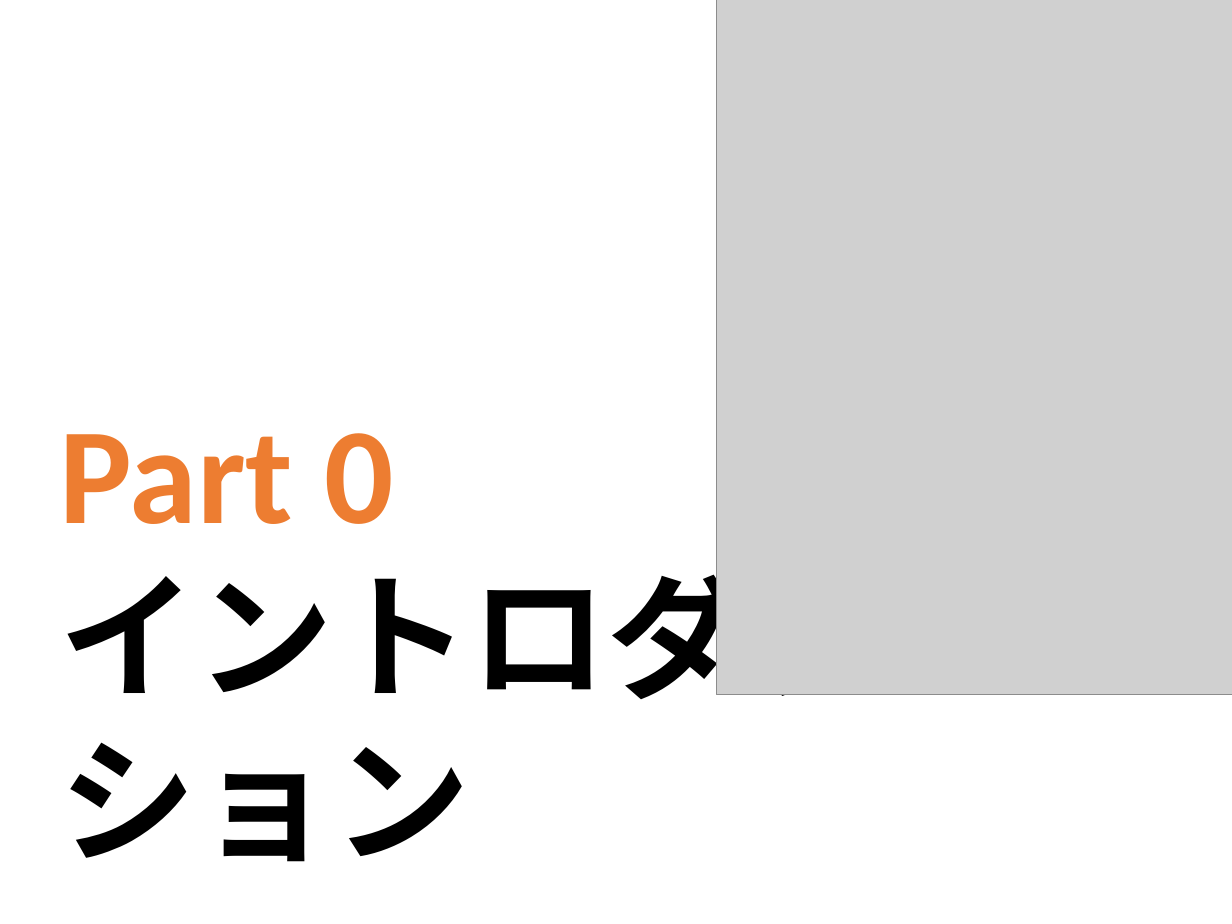
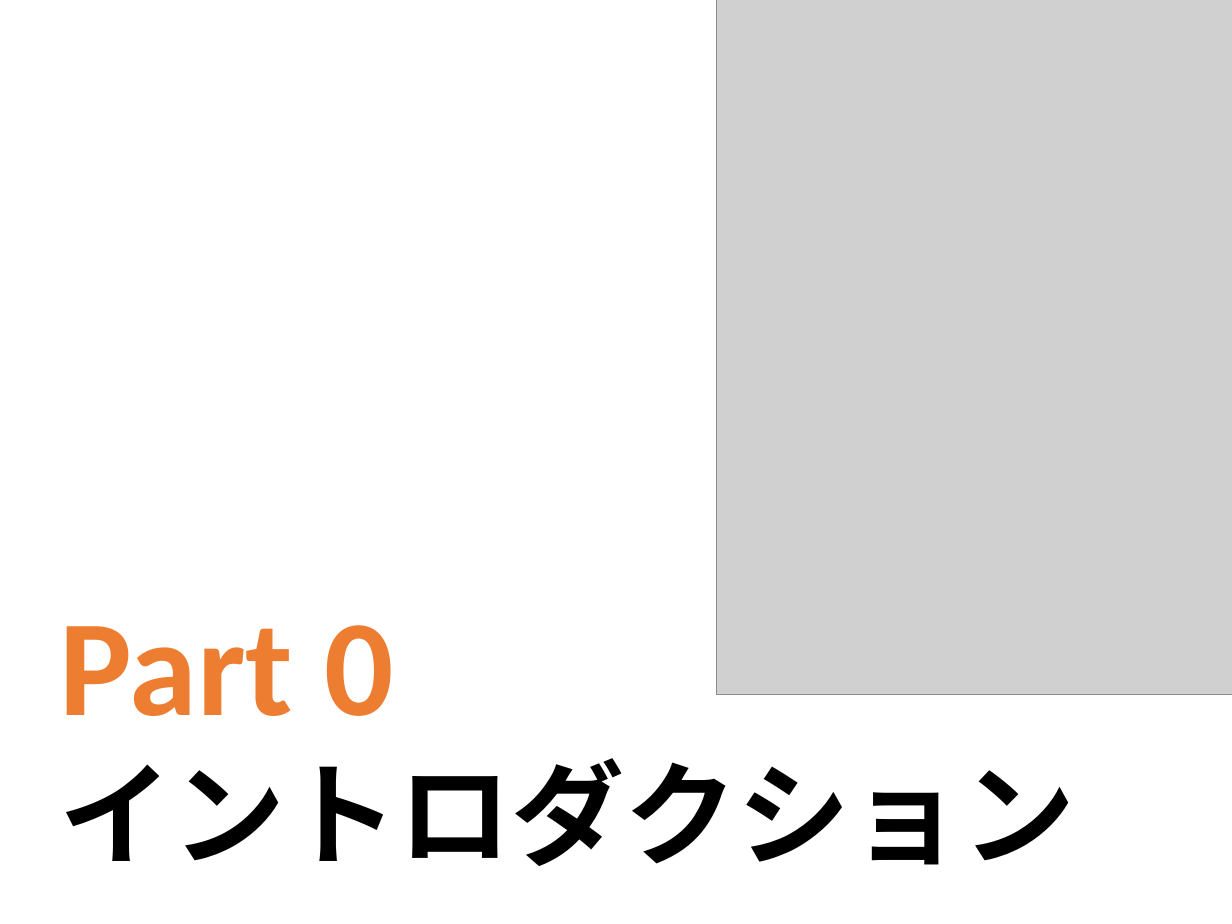
Before and after one commit to matsubara0507/learn-you-a-git-for-great-good, a slide deck: slide 2 of slide/part0.pptx. Drawn at 1232x924 pixels with LibreOffice and Linux fonts; fonts in the diff are those of the drawing; grey boxes stand for pictures. Boxes give left, top, right and bottom in pixels: in the first picture for what was removed or moved away, otherwise in the second. Text is boxed around its words. In the diff, an @@ line names an element or a change of style, - is before the commit and + after.

```diff
--- a/slide/part0.pptx
+++ b/slide/part0.pptx
@@ title "Part 0 イントロダクション" at box(60, 625, 1076, 866): size 80 to 66 pt in "イントロダクション" @@
```
Also in this commit, not shown: 2 other slides changed, 2 other files.
